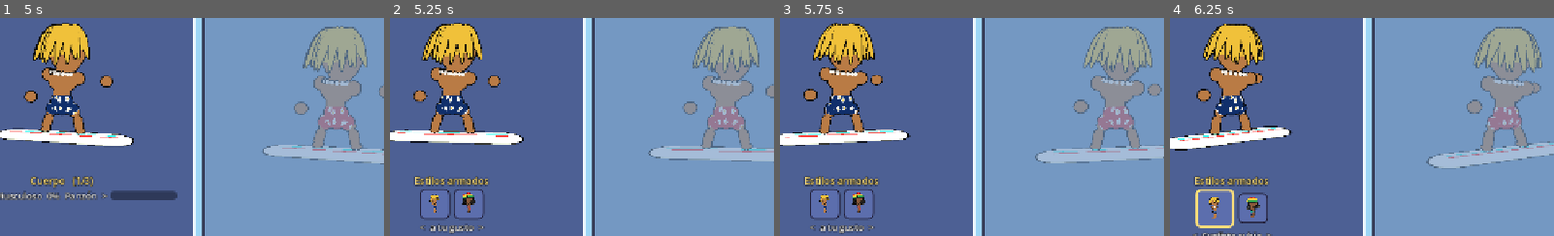
Above: before the commit, frames 1-4 (left to right).
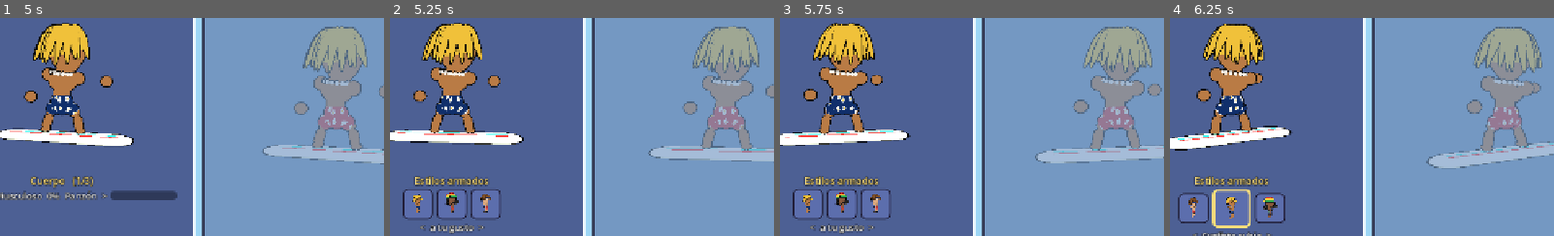
Above: after the commit, the same moments.

Repository: asimplesurfer/simplesurf
Game: Godot game, scene res://ui/menus/character_select.tscn
The game is run twice, just before and just after one commit, with the same random seed, the same clock (stepped at 60 frames per second) and the same inputs. Sound files missing from this copy of the repository are replaced by a short silence.
Inputs (mouse positions are % of the whole screen's width and height, from its top left):
- Up to frame 1 (5 s): click "JUGAR" at 0.5 s; click "<" at 1.25 s; click ">" at 2 s; click "¡Vamos!" at 2.75 s; tap Enter at 3.5 s; move the mouse to (72, 45) at 3.52 s; hold D (p1_right) 3.53-4.25 s; hold Space (p1_a) 3.53-4.25 s; click (72, 45) at 3.67 s; drag from (29, 55) to (45, 70) at 4.27 s
- Up to frame 2 (5.25 s): click (17, 78) at 5.02 s
- Up to frame 3 (5.75 s): no input
- Up to frame 4 (6.25 s): move the mouse to (60, 28) at 5.77 s; hold D (p1_right) from 5.78 s (still down); tap Q (p1_look_back) at 5.85 s
The pictures show only the part of the screen within x 24-74%, y 21-71%; the shares and areas given below are measured in that part.

Frame 1 is identical in both runs. In frame 2, 2.1% of the frame differs, in the area x 3-30%, y 78-92%; in frame 3, 2.1%; in frame 4, 3.0%, in the area x 2-31%, y 78-97%.

Commit message:
Estilo Despeinado, sonrisas confiadas de una línea y anteojos envolventes más grandes
- Estilo armado Despeinado (el personaje que armó el usuario).
- Bocas nuevas de una línea, como trazo de pincel: Canchera, Sonrisa ancha y Pícara.
- Anteojos Envolventes más altos y más grandes.
- Protector solar: solo la franja sobre la nariz (sin las rayitas de los cachetes).

Co-Authored-By: Claude Opus 5.5 <noreply@anthropic.com>
Claude-Session: https://claude.ai/code/session_0158oNfK7XFXQhYVUiWF995y

Diff:
--- a/characters/avatar_features.gd
+++ b/characters/avatar_features.gd
@@ -451,9 +451,9 @@
 func _wrap_shades() -> void:
 	# Contorno de la mitad derecha (x >= 0), en unidades de cabeza; se espeja.
 	var half := [
-		Vector2(0.0, 0.175), Vector2(0.4, 0.185), Vector2(0.415, 0.165), Vector2(0.37, 0.07),
-		Vector2(0.33, 0.045), Vector2(0.15, 0.045), Vector2(0.1, 0.06),
-		Vector2(0.05, 0.11), Vector2(0.0, 0.12),
+		Vector2(0.0, 0.215), Vector2(0.44, 0.23), Vector2(0.46, 0.205), Vector2(0.41, 0.05),
+		Vector2(0.36, 0.012), Vector2(0.15, 0.012), Vector2(0.1, 0.035),
+		Vector2(0.05, 0.1), Vector2(0.0, 0.115),
 	]
 	var poly := PackedVector2Array()
 	for i in range(half.size() - 1, -1, -1):
@@ -465,20 +465,20 @@
 	var top := Color("#13215c")
 	var bottom := Color("#2f6be0")
 	_extruded(poly, 0.07, 0.035, func(p: Vector2) -> Color:
-		return top.lerp(bottom, clampf((0.185 - p.y) / 0.14, 0.0, 1.0)), true)
+		return top.lerp(bottom, clampf((0.23 - p.y) / 0.2, 0.0, 1.0)), true)
 	# Brillos: dos tiras finas en diagonal en cada vidrio.
 	var shine := Color("#cfe9ff")
 	for side in [-1.0, 1.0]:
 		for j in 2:
-			var cx: float = side * (0.2 + j * 0.08)
+			var cx: float = side * (0.21 + j * 0.09)
 			var strip := PackedVector2Array([
-				Vector2(cx - 0.025, 0.065), Vector2(cx - 0.008 - j * 0.004, 0.065),
-				Vector2(cx + 0.025 - j * 0.008, 0.16), Vector2(cx + 0.008, 0.16),
+				Vector2(cx - 0.035, 0.04), Vector2(cx - 0.01 - j * 0.005, 0.04),
+				Vector2(cx + 0.035 - j * 0.01, 0.2), Vector2(cx + 0.01, 0.2),
 			])
 			_extruded(strip, 0.108, 0.004, func(_p: Vector2) -> Color: return shine, false)
 	# Patillas negras hacia las orejas.
 	for side in [-1.0, 1.0]:
-		_piece(_box, Vector3(side * 0.47, 0.18, 0.08), Vector3(0.012, 0.016, 0.17), BLACK, false,
+		_piece(_box, Vector3(side * 0.48, 0.2, 0.08), Vector3(0.012, 0.018, 0.17), BLACK, false,
 			Basis(Vector3.UP, side * 0.25))
 
 
@@ -552,10 +552,6 @@
 			_piece(_sphere, p + Vector3(0, -0.01, 0.02), Vector3(0.075, 0.07, 0.07), skin.darkened(0.08))
 			# Franja de protector de lado a lado, sobre la nariz.
 			_piece(_sphere, _face(0.0, 0.0, 0.03), Vector3(0.16, 0.028, 0.05), WHITE, false)
-			for side in [-1.0, 1.0]:
-				# Rayitas en los cachetes.
-				_piece(_sphere, _face(side * 0.24, -0.06, 0.012), Vector3(0.05, 0.014, 0.01), WHITE, false,
-					Basis(Vector3.BACK, side * 0.15))
 
 
 ## Bocas armadas (la de costado es la del modelo).
@@ -589,6 +585,17 @@
 			_piece(_sphere, m, Vector3(0.11, 0.012, 0.02), BLACK, false)
 			for side in [-1.0, 1.0]:
 				_piece(_box, m + Vector3(side * 0.031, -0.045, 0.0), Vector3(0.028, 0.042, 0.012), WHITE)
+		11:
+			# Canchera: una línea que sube hacia la derecha, larga y segura.
+			_stroke(_face(0.03, -0.215, 0.012), -0.1, 0.14, 0.03, 0.8)
+		12:
+			# Sonrisa ancha: una sola línea finita de lado a lado, poco curva.
+			_stroke(m + Vector3(0.0, 0.0, 0.007), -0.16, 0.16, 0.035, 0.0)
+		13:
+			# Pícara: sube hacia la izquierda y tiene un hoyuelo en la punta.
+			_stroke(_face(-0.03, -0.215, 0.012), -0.13, 0.08, 0.03, -0.8)
+			_piece(_sphere, _face(-0.18, -0.165, 0.006), Vector3(0.012, 0.022, 0.01), BLACK, false,
+				Basis(Vector3.BACK, -0.5))
 		10:
 			# Sonrisa abierta en D: arriba recta, abajo redonda, con los dientes
 			# de arriba y la lengua.
@@ -623,6 +630,20 @@
 				var x := -0.11 + i * 0.073
 				_piece(_sphere, m + Vector3(x, 0, 0), Vector3(0.046, 0.011, 0.02), BLACK, false,
 					Basis(Vector3.FORWARD, 0.5 if i % 2 == 0 else -0.5))
+
+
+## Trazo de boca de una línea, como de pincel: un tubo finito que sigue la
+## misma curva que `_curve` (de `from` a `to`) y se afina en las puntas.
+func _stroke(center: Vector3, from: float, to: float, bend: float, tilt: float) -> void:
+	var path := []
+	var widths := []
+	var n := 10
+	for i in n + 1:
+		var x := lerpf(from, to, i / float(n))
+		var y := bend * pow(x / 0.11, 2.0) + tilt * x * 0.3
+		path.append(center + Vector3(x, y, 0.0))
+		widths.append(0.016 * sin(lerpf(0.25, 0.75, i / float(n)) * PI))
+	_piece(_make_tube(path, widths), Vector3.ZERO, Vector3.ONE, BLACK, false)
 
 
 ## Línea curva de la boca: segmentos negros en arco (`bend` = cuánto se curva,
--- a/characters/character_data.gd
+++ b/characters/character_data.gd
@@ -124,6 +124,7 @@
 const MOUTHS := [
 	"Ninguna", "Sonrisa", "De costado", "Abierta", "Dientes de conejo", "Mueca",
 	"Labios pintados", "Lengua afuera", "Silbando", "Sonrisota", "Sonrisa abierta",
+	"Canchera", "Sonrisa ancha", "Pícara",
 ]
 const FACE_EXTRAS := [
 	"Nada", "Bigote", "Barba", "Uniceja", "Cejas gruesas", "Chivita", "Bigote y chivita", "Barba tupida",
@@ -148,7 +149,7 @@
 const TOPS := ["Nada", "Bikini", "Musculosa", "Lycra de surf"]
 
 ## Estilos armados (el primero es el surfista original del modelo 3D).
-const PRESET_NAMES := ["Surfista rubio", "Rasta"]
+const PRESET_NAMES := ["Surfista rubio", "Rasta", "Despeinado"]
 const PRESETS := [
 	{"weight": 0.0, "skin": 2, "head": 0, "hair": 2, "hair_color": 0,
 		"eyes": 0, "glasses": 1, "nose": 0, "mouth": 2, "extra": 0, "ears": 0, "neck": 1, "shorts": 0,
@@ -157,6 +158,11 @@
 		"eyes": 3, "glasses": 0, "hair": 14, "hair_color": 2, "hat": 9, "hat_color": 1, "head": 1, "mouth": 5,
 		"neck": 4, "nose": 0, "shorts": 3, "shorts_pattern": 8, "shorts_pattern_color": 0,
 		"shorts_pattern_color2": 3, "skin": 3, "top": 0, "weight": 0.2},
+	{"board": 2, "board_design": 5, "board_design_color": 0, "board_design_color2": 1, "bottom": 0, "build": 0,
+		"ears": 0, "extra": 0, "eyes": 0, "glasses": 13, "hair": 15, "hair_color": 1, "hat": 0, "hat_color": 1,
+		"head": 0, "mouth": 0, "neck": 10, "nose": 5, "shorts": 1, "shorts_pattern": 14, "shorts_pattern_color": 9,
+		"shorts_pattern_color2": 2, "shorts_tie": 0, "skin": 1, "top": 0, "top_color": 4, "top_color2": 2,
+		"trim_color": 0, "weight": 0.0},
 ]
 
 ## Barra de cuerpo (0..1): 0 = musculoso ... 0.5 = normal ... 1 = panzón.
--- a/tests/suites/test_characters.gd
+++ b/tests/suites/test_characters.gd
@@ -185,6 +185,12 @@
 	rasta.apply_preset(CharacterData.PRESET_NAMES.find("Rasta"))
 	_check(rasta.get_option("hair") == AvatarFeatures.DREADS and rasta.get_option("hat") == 9,
 		"estilo Rasta: rastas y gorro rasta")
+	var shaggy_style := CharacterData.new()
+	shaggy_style.apply_preset(CharacterData.PRESET_NAMES.find("Despeinado"))
+	_check(shaggy_style.option_name("hair") == "Despeinado" and shaggy_style.option_name("glasses") == "Envolventes"
+		and shaggy_style.option_name("nose") == "Con protector solar", "estilo Despeinado: pelo, anteojos y protector")
+	_check(CharacterData.MOUTHS.has("Canchera") and CharacterData.MOUTHS.has("Sonrisa ancha")
+		and CharacterData.MOUTHS.has("Pícara"), "sonrisas confiadas de una línea")
 	# Piezas del despeinado (pelo, anteojos, cuellito y cordón del short).
 	var shaggy := CharacterData.from_dict({"hair": 15, "glasses": 13, "neck": 9, "shorts_tie": 1})
 	_check(shaggy.option_name("hair") == "Despeinado" and shaggy.option_name("glasses") == "Envolventes"
